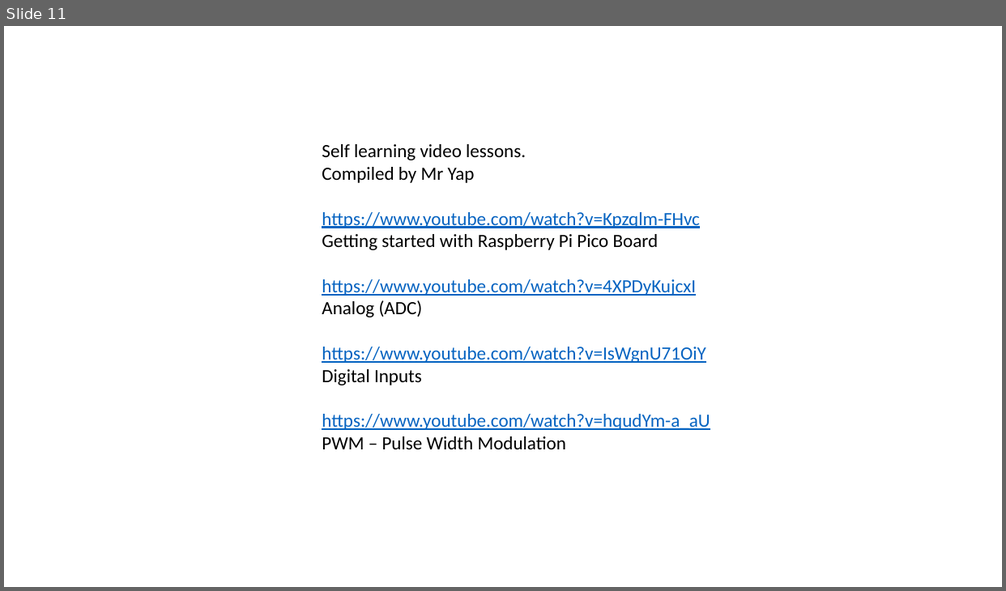
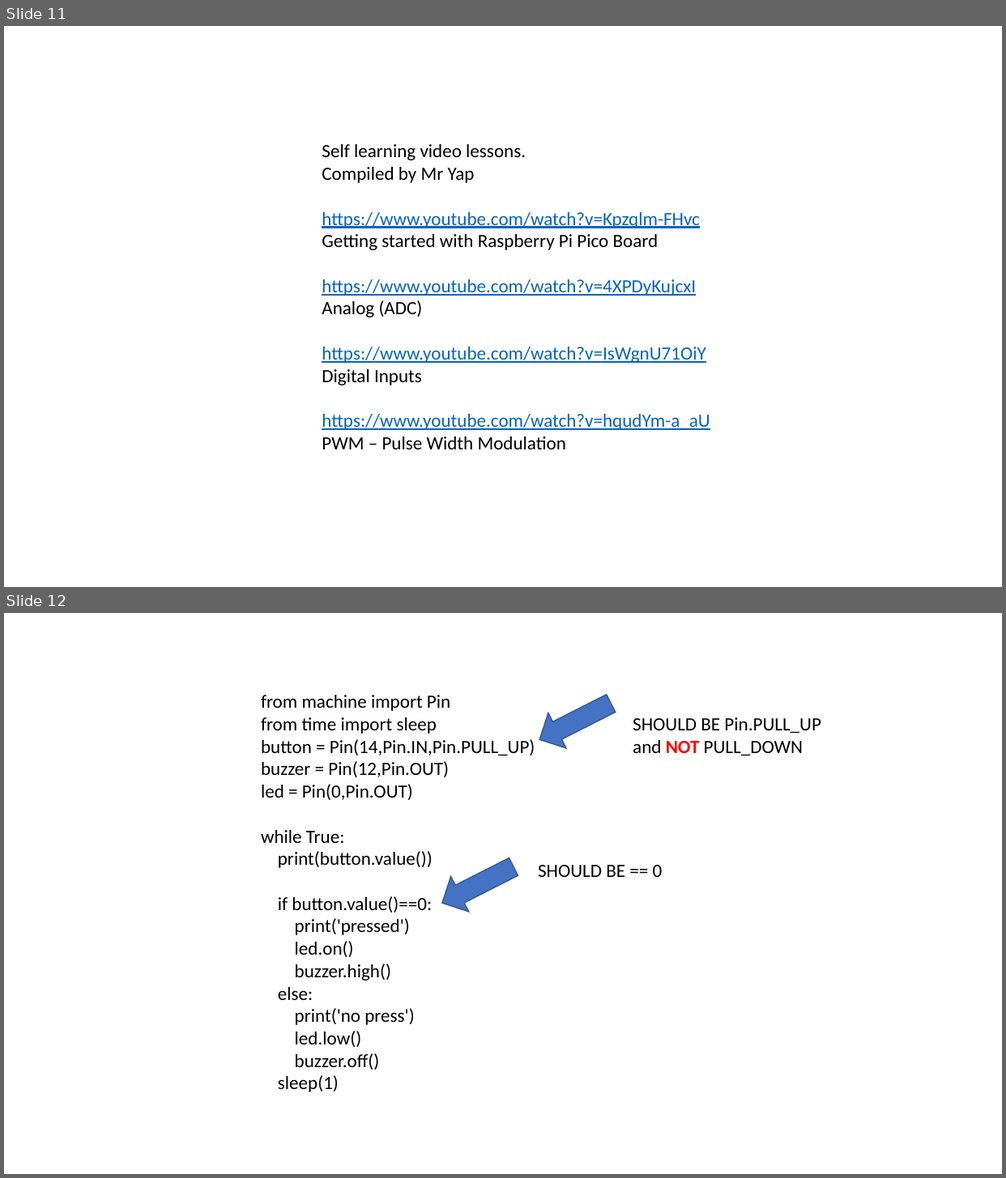
Before and after one commit to ssgoh/The-Pi-Club, a slide deck: Club Meetings 2023/Meeting 01 - Jan 8 2023/Lesson.pptm. Shown one above the other, each under a label of ours: slide 11 before the commit, slides 11 and 12 after it. The pictures are 1006x591 and 1006x1178 pixels, drawn with LibreOffice and Linux fonts; fonts in the diff are those of the drawing. Boxes give left, top, right and bottom in pixels: in the first picture for what was removed or moved away, otherwise in the second. Text is boxed around its words. In the diff, an @@ line names an element or a change of style, - is before the commit and + after.

```diff
--- a/Club Meetings 2023/Meeting 01 - Jan 8 2023/Lesson.pptm
+++ b/Club Meetings 2023/Meeting 01 - Jan 8 2023/Lesson.pptm
@@ slide 12 added at box(4, 613, 1002, 1174), background #FFFFFF @@
@@ down arrow added at box(530, 685, 620, 757), fill #4472C4, outline #325491 1 pt @@
@@ text added at box(261, 695, 535, 1093), 18 pt, text #000000 @@
+from machine import Pin
+from time import sleep
+button = Pin(14,Pin.IN,Pin.PULL_UP)
+buzzer = Pin(12,Pin.OUT)
+led = Pin(0,Pin.OUT)
+while True:
+print(button.value())
+if button.value()==0:
+print('pressed')
+led.on()
+buzzer.high()
+else:
+print('no press')
+led.low()
+buzzer.off()
+sleep(1)
@@ text added at box(633, 717, 821, 756), 18 pt, text #000000 @@
+SHOULD BE Pin.PULL_UP and NOT PULL_DOWN
@@ down arrow added at box(433, 850, 523, 921), fill #4472C4, outline #325491 1 pt @@
@@ text added at box(538, 865, 663, 877), 18 pt, text #000000 @@
+SHOULD BE == 0
```
Also in this commit, not shown: 2 slides changed, 2 other slides added, 2 other files.
